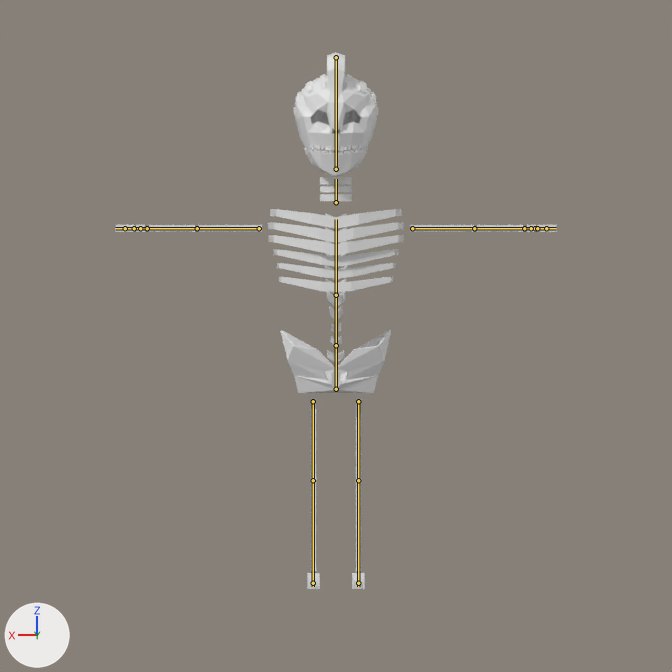
The Blender file assets/sketo.blend, before and after one commit.
Before and after are seen from the file's camera 'Camera'. The axes (+X, +Y, +Z) are drawn at lower left. The lights are the same throughout. The bones that bend it are drawn over the model as lines.

In view in the first picture: 'Sketo'.
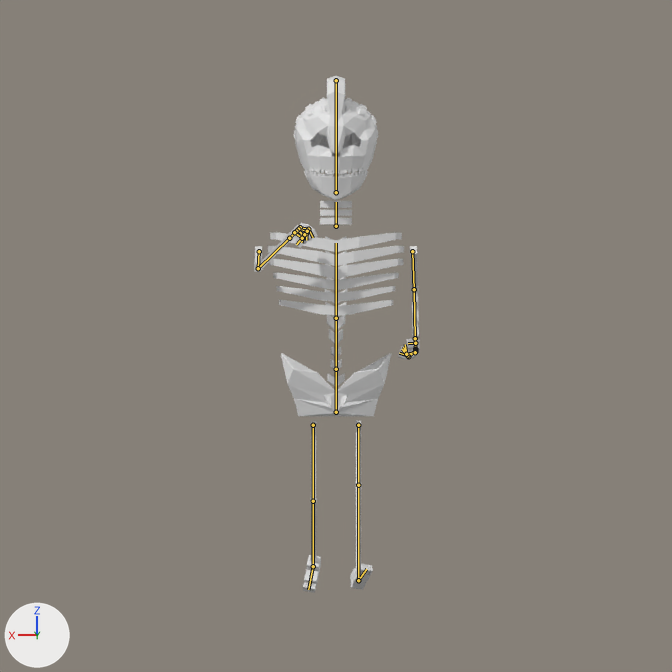
The newer file adds an action. The first version stands in its rest pose; the second is drawn at frame 1 of the action 'Walk'.

Changed parts and their boxes (x1, y1, x2, y2) in the pictures (672 x 672 px):
'Sketo', posed (62% narrower): before (116, 52, 556, 589); after (254, 76, 420, 593)
bone 'Root', root to tip: before (336, 389) to (336, 345); after (336, 412) to (336, 369)
bone 'UpperArm.L', root to tip: before (412, 228) to (474, 228); after (412, 251) to (414, 289)
bone 'LowerArm.L', root to tip: before (474, 228) to (524, 228); after (414, 289) to (415, 338)
bone 'Thumb.L', root to tip: before (531, 228) to (531, 228); after (415, 343) to (408, 343)
bone 'LowerFinger1.L', root to tip: before (537, 228) to (546, 228); after (415, 350) to (408, 356)
bone 'UpperFinger1.L', root to tip: before (546, 228) to (556, 228); after (408, 356) to (399, 353)
bone 'LowerFinger2.L', root to tip: before (537, 228) to (546, 228); after (415, 351) to (408, 356)
bone 'UpperFinger2.L', root to tip: before (546, 228) to (556, 228); after (408, 356) to (402, 349)
bone 'LowerFinger3.L', root to tip: before (537, 228) to (546, 228); after (415, 351) to (407, 355)
bone 'UpperFinger3.L', root to tip: before (546, 228) to (556, 228); after (407, 355) to (403, 347)
bone 'LowerFinger4.L', root to tip: before (537, 228) to (546, 228); after (415, 352) to (406, 354)
bone 'UpperFinger4.L', root to tip: before (546, 228) to (556, 228); after (406, 354) to (405, 344)
bone 'UpperArm.R', root to tip: before (259, 228) to (197, 228); after (259, 251) to (258, 268)
bone 'LowerArm.R', root to tip: before (197, 228) to (147, 228); after (258, 268) to (289, 238)
bone 'Thumb.R', root to tip: before (140, 228) to (140, 228); after (298, 229) to (303, 235)
bone 'LowerFinger1.R', root to tip: before (134, 228) to (125, 228); after (300, 227) to (308, 229)
bone 'UpperFinger1.R', root to tip: before (125, 228) to (115, 228); after (308, 229) to (313, 237)
bone 'LowerFinger2.R', root to tip: before (134, 228) to (125, 228); after (298, 229) to (307, 231)
bone 'UpperFinger2.R', root to tip: before (125, 228) to (115, 228); after (307, 231) to (306, 240)
bone 'LowerFinger3.R', root to tip: before (134, 228) to (125, 228); after (296, 231) to (304, 234)
bone 'UpperFinger3.R', root to tip: before (125, 228) to (115, 228); after (304, 234) to (301, 242)
bone 'LowerFinger4.R', root to tip: before (134, 228) to (125, 228); after (294, 232) to (302, 238)
bone 'UpperFinger4.R', root to tip: before (125, 228) to (115, 228); after (302, 238) to (296, 244)

The change in detail:
Bone 'Root' (bone_root) moves from (0.0, 0.0, 0.0) to (0.0, -0.52, 0.0).
Bone 'UpperArm.L' (bone_upperarm_l) turns from (0, 0, 0) to (-52, 2, -88) degrees about its own x, y and z.
Bone 'LowerArm.L' (bone_lowerarm_l) turns from (0, 0, 0) to (59, 0, -2) degrees about its own x, y and z.
Bone 'Thumb.L' (bone_thumb_l) turns from (0, 0, 0) to (-101, 0, 0) degrees about its own x, y and z.
Bone 'LowerFinger1.L' (bone_lowerfinger1_l) turns from (0, 0, 0) to (0, 0, -52) degrees about its own x, y and z.
Bone 'UpperFinger1.L' (bone_upperfinger1_l) turns from (0, 0, 0) to (0, 0, -57) degrees about its own x, y and z.
Bone 'LowerFinger2.L' (bone_lowerfinger2_l) turns from (0, 0, 0) to (0, 0, -53) degrees about its own x, y and z.
Bone 'UpperFinger2.L' (bone_upperfinger2_l) turns from (0, 0, 0) to (0, 0, -87) degrees about its own x, y and z.
Bone 'LowerFinger3.L' (bone_lowerfinger3_l) turns from (0, 0, 0) to (0, 0, -64) degrees about its own x, y and z.
Bone 'UpperFinger3.L' (bone_upperfinger3_l) turns from (0, 0, 0) to (0, 0, -94) degrees about its own x, y and z.
Bone 'LowerFinger4.L' (bone_lowerfinger4_l) turns from (0, 0, 0) to (0, 0, -81) degrees about its own x, y and z.
Bone 'UpperFinger4.L' (bone_upperfinger4_l) turns from (0, 0, 0) to (0, 0, -94) degrees about its own x, y and z.
Bone 'UpperArm.R' (bone_upperarm_r) turns from (0, 0, 0) to (74, -1, 90) degrees about its own x, y and z.
Bone 'LowerArm.R' (bone_lowerarm_r) turns from (0, 0, 0) to (80, -44, -12) degrees about its own x, y and z.
Bone 'Thumb.R' (bone_thumb_r) turns from (0, 0, 0) to (-101, 0, 0) degrees about its own x, y and z.
Bone 'LowerFinger1.R' (bone_lowerfinger1_r) turns from (0, 0, 0) to (0, 0, 52) degrees about its own x, y and z.
Bone 'UpperFinger1.R' (bone_upperfinger1_r) turns from (0, 0, 0) to (0, 0, 57) degrees about its own x, y and z.
Bone 'LowerFinger2.R' (bone_lowerfinger2_r) turns from (0, 0, 0) to (0, 0, 53) degrees about its own x, y and z.
Bone 'UpperFinger2.R' (bone_upperfinger2_r) turns from (0, 0, 0) to (0, 0, 87) degrees about its own x, y and z.
Bone 'LowerFinger3.R' (bone_lowerfinger3_r) turns from (0, 0, 0) to (0, 0, 64) degrees about its own x, y and z.
Bone 'UpperFinger3.R' (bone_upperfinger3_r) turns from (0, 0, 0) to (0, 0, 94) degrees about its own x, y and z.
Bone 'LowerFinger4.R' (bone_lowerfinger4_r) turns from (0, 0, 0) to (0, 0, 81) degrees about its own x, y and z.
Bone 'UpperFinger4.R' (bone_upperfinger4_r) turns from (0, 0, 0) to (0, 0, 94) degrees about its own x, y and z.
Bone 'IKTarget.L' (bone_iktarget_l) moves from (0.0, 0.0, 0.0) to (0.0, -1.97, -0.05).
Bone 'IKTarget.L' (bone_iktarget_l) turns from (0, 0, 0) to (34, 10, -14) degrees about its own x, y and z.
Bone 'IKTarget.R' (bone_iktarget_r) moves from (0.0, 0.0, 0.0) to (0.0, 2.23, -0.37).
Bone 'IKTarget.R' (bone_iktarget_r) turns from (0, 0, 0) to (-54, 8, 6) degrees about its own x, y and z.
